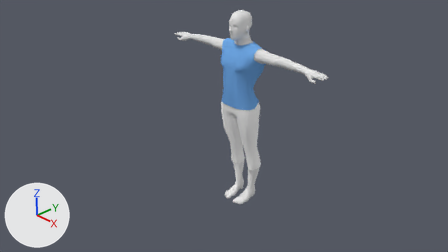
The Blender file _blender/male.blend: old version first, new version second.
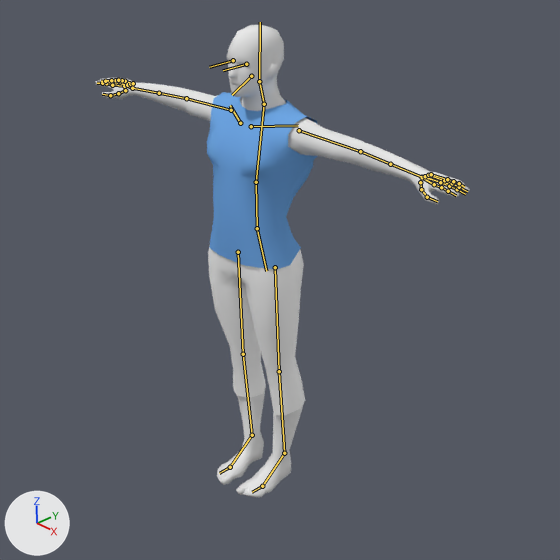
Old and new are each drawn from the file's camera 'Camera' and again close up on the part from 30% to 82% of the width and 0% to 91% of the height. Every picture has the same lights, and +X, +Y and +Z are marked at lower left. The bones that bend it are drawn over the model as lines in the close-ups.

In view in the first close-up: 'chaleco', 'hombre', 'pantalones'.
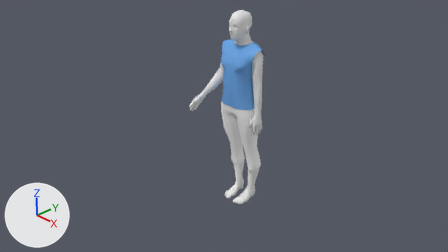
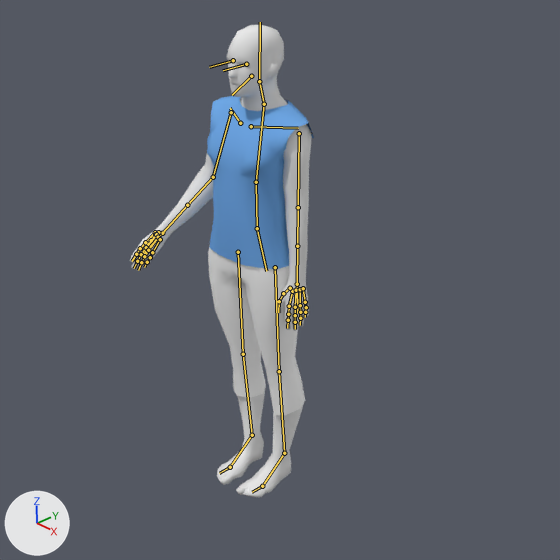
The newer file adds an action. The first version stands in its rest pose; the second is drawn at frame 0 of the action 'sostener'.

Pixel boxes [x1, y1, x2, y2] of what changed, in the close-ups (560 x 560 px):
'hombre', posed (51% narrower)
    before: [95, 25, 470, 498]
    after: [130, 25, 312, 498]
'chaleco', posed
    before: [207, 92, 318, 269]
    after: [207, 96, 314, 269]
bone 'shoulder.L', root to tip
    before: (251, 126) to (298, 125)
    after: (251, 126) to (298, 128)
bone 'shoulder.R', root to tip
    before: (240, 123) to (230, 105)
    after: (240, 123) to (230, 108)

Edits to the bpy script that builds the scene:
```text
Change bone_shoulder_l:
    where bone_shoulder_l = bpy.data.objects['Armature'].pose.bones['shoulder.L']  # child of 'ribs'
    bone_shoulder_l.rotation_euler: (0.0, 0.0, 0.0) -> (-0.0524, 0.0, 0.0)  # degrees (0, 0, 0) -> degrees (-3, 0, 0)
Change bone_shoulder_r:
    where bone_shoulder_r = bpy.data.objects['Armature'].pose.bones['shoulder.R']  # child of 'ribs'
    bone_shoulder_r.rotation_euler: (0.0, 0.0, 0.0) -> (-0.0524, 0.0, 0.0)  # degrees (0, 0, 0) -> degrees (-3, 0, 0)
Change bone_ik_arm_r:
    where bone_ik_arm_r = bpy.data.objects['Armature'].pose.bones['IK.arm.R']  # child of 'weapon'
    bone_ik_arm_r.location: (0.0, 0.0, 0.0) -> (-2.28, -3.83, -3.63)
    bone_ik_arm_r.rotation_quaternion: (1.0, 0.0, 0.0, 0.0) -> (0.621, -0.612, 0.376, 0.314)  # degrees (0, 0, 0) -> degrees (-94, 58, -8)
Change bone_ik_arm_l:
    where bone_ik_arm_l = bpy.data.objects['Armature'].pose.bones['IK.arm.L']  # child of 'weapon'
    bone_ik_arm_l.location: (0.0, 0.0, 0.0) -> (0.8, -4.79, -5.82)
    bone_ik_arm_l.rotation_quaternion: (1.0, 0.0, 0.0, 0.0) -> (0.716, -0.687, 0.069, -0.103)  # degrees (0, 0, 0) -> degrees (-87, -3, -14)
```
